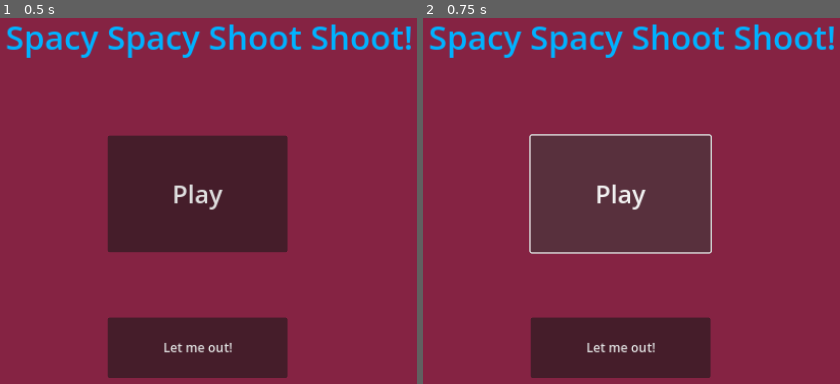
Above: before the commit, frames 1-2 (left to right).
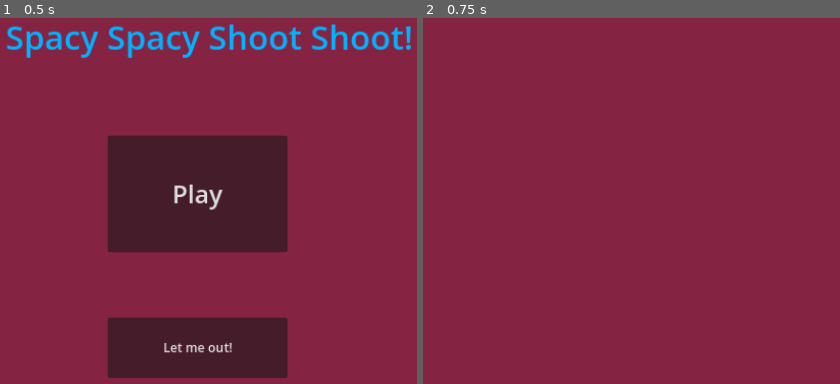
Above: after the commit, the same moments.

Repository: gregmalcolm/spacy-spacy-pew-pew
Game: Godot game, scene res://TitleScreen/title_screen.tscn
Same seed, same stepped clock (60 frames per second), same inputs: the game is played once before the commit and once after it. Before the commit the project starts from res://title_screen.tscn.
Inputs:
- Up to frame 1 (0.5 s): no input
- Up to frame 2 (0.75 s): click "Play" at 0.5 s

Frame 1 is identical in both runs. In frame 2, 25% of the frame differs, in the area x 1-99%, y 1-99%.
Error before the commit: Invalid call. Nonexistent function 'change_scene_to_fidle' in base 'SceneTree'. (res://title_screen.gd:20)

Commit message:
Moving everything around

Diff:
--- /dev/null
+++ b/Player/player.tscn
@@ -0,0 +1,3 @@
+[gd_scene format=3 uid="uid://bvwy4ms4qg3h6"]
+
+[node name="Player" type="Node2D"]
--- a/title_screen.gd
+++ b/TitleScreen/title_screen.gd
@@ -17,7 +17,7 @@
 
 
 func _on_play_button_pressed():
-	get_tree().change_scene_to_fidle("res://world.tscn")
+	get_tree().change_scene_to_file("res://World/world.tscn")
 
 
 func _on_quit_button_pressed():
--- a/title_screen.tscn
+++ b/TitleScreen/title_screen.tscn
@@ -1,7 +1,7 @@
 [gd_scene load_steps=3 format=3 uid="uid://gyl0r1wah0t5"]
 
-[ext_resource type="Script" path="res://title_screen.gd" id="1_6wyrq"]
-[ext_resource type="Theme" uid="uid://bj7l2colihup2" path="res://space_theme.tres" id="1_f41bh"]
+[ext_resource type="Script" path="res://TitleScreen/title_screen.gd" id="1_vc7xx"]
+[ext_resource type="Theme" uid="uid://bj7l2colihup2" path="res://space_theme.tres" id="2_nw7s1"]
 
 [node name="TitleScreen" type="Control"]
 layout_mode = 3
@@ -10,7 +10,7 @@
 anchor_bottom = 1.0
 grow_horizontal = 2
 grow_vertical = 2
-script = ExtResource("1_6wyrq")
+script = ExtResource("1_vc7xx")
 
 [node name="Title" type="Label" parent="."]
 layout_mode = 0
--- a/project.godot
+++ b/project.godot
@@ -11,7 +11,7 @@
 [application]
 
 config/name="Spacy Spacy Pew Pew!"
-run/main_scene="res://title_screen.tscn"
+run/main_scene="res://TitleScreen/title_screen.tscn"
 config/features=PackedStringArray("4.2", "Mobile")
 config/icon="res://icon.svg"
 
Not shown: 2 places in TitleScreen/title_screen.tscn that only renumber resources
Renamed: world.tscn -> World/world.tscn
